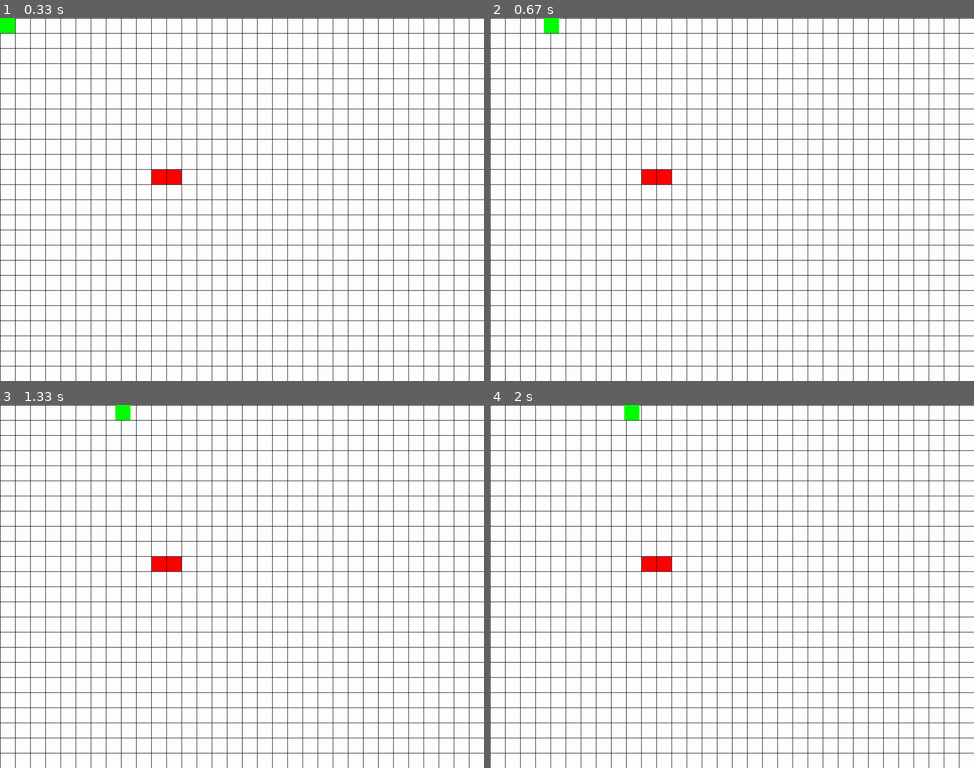
Above: before the commit, frames 1-4 (two rows, left to right).
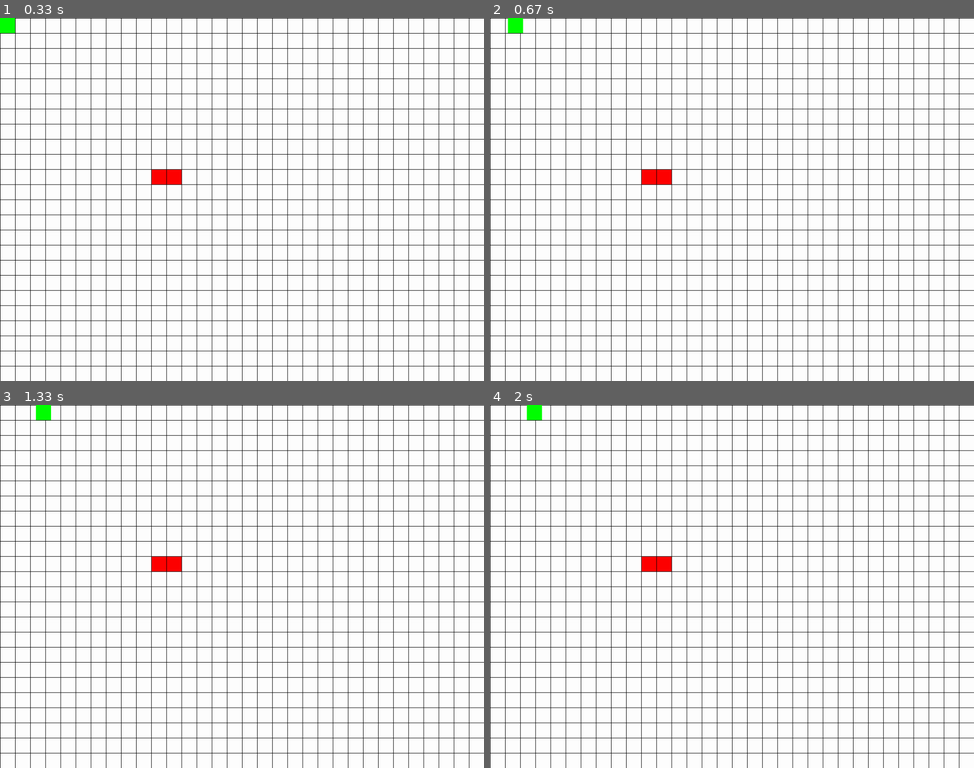
Above: after the commit, the same moments.

Repository: Dragon20C/Pygame-Grid
Game: pygame game, started from main.py
Same seed, same stepped clock (60 frames per second), same inputs: the game is played once before the commit and once after it.
Inputs:
- Up to frame 1 (0.33 s): no input
- Up to frame 2 (0.67 s): hold Right from 0.33 s (still down)
- Up to frame 3 (1.33 s): release Right at 0.8 s; hold Up 0.83-1.13 s; hold Right from 1.17 s (still down)
- Up to frame 4 (2 s): release Right at 1.63 s; hold Left from 1.67 s (still down)

Frame 1 is identical in both runs. In frame 2, 0.3% of the frame differs, in the area x 3-15%, y 0-5%; in frame 3, 0.3%, in the area x 7-27%, y 0-5%; in frame 4, 0.3%.

Commit message:
Update main.py

Diff:
--- a/main.py
+++ b/main.py
@@ -31,20 +31,34 @@
         self.x, self.y, self.width, self.height, self.speed = x, y, w, h, s
         self.x = self.x * grid.tile_size
         self.y = self.y * grid.tile_size
+        self.direction = 0
+
     def movement(self):
         self.keys = pygame.key.get_pressed()
         if self.keys[pygame.K_LEFT] or self.keys[pygame.K_a]:
             self.x -= self.speed
+            self.direction = 0
         elif self.keys[pygame.K_RIGHT] or self.keys[pygame.K_d]:
             self.x += self.speed
+            self.direction = 1
         elif self.keys[pygame.K_UP] or self.keys[pygame.K_w]:
             self.y -= self.speed
+            self.direction = 2
         elif self.keys[pygame.K_DOWN] or self.keys[pygame.K_s]:
             self.y += self.speed
-        if self.x % 32 != 0:
-            self.x += 1
-        if self.y % 32 != 0:
-            self.y += 1
+            self.direction = 3
+        if self.direction == 0:
+            if self.x % 32 != 0:
+                self.x -= 1
+        if self.direction == 1:
+            if self.x % 32 != 0:
+                self.x += 1
+        if self.direction == 3:
+            if self.y % 32 != 0:
+                self.y += 1
+        if self.direction == 2:
+            if self.y % 32 != 0:
+                self.y -= 1
         if self.x <= 0:
             self.x = 0
         if self.x >= 992:
@@ -60,7 +74,7 @@
         print("x " + str(self.x) + " y " + str(self.y))
 
 
-player = Player(0, 0, 32, 32, 5)
+player = Player(0, 0, 32, 32, 1)
 
 
 class Walls:
